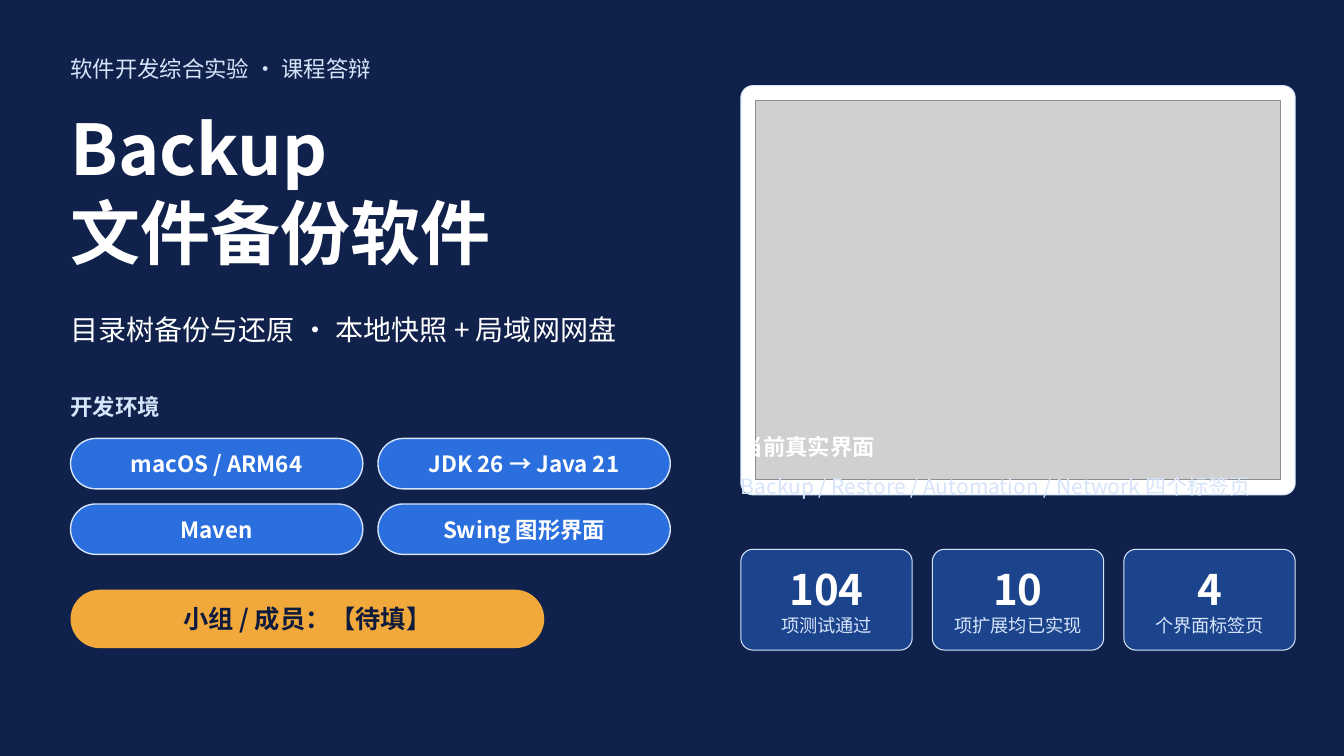
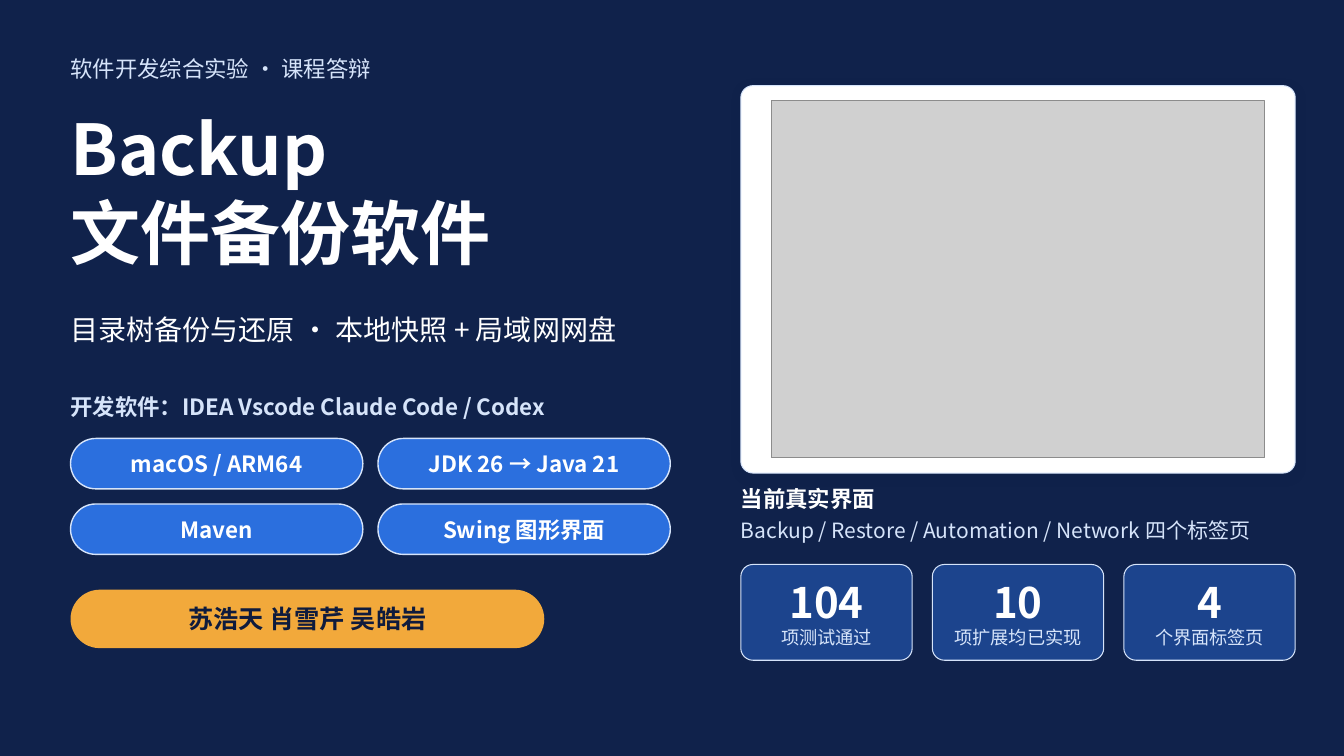
Before and after one commit to Shtskysmile/backup, a slide deck: slide 1 of presentation/Backup答辩.pptx. Drawn at 1344x756 pixels with LibreOffice and Linux fonts; fonts in the diff are those of the drawing; grey boxes stand for pictures. Boxes give left, top, right and bottom in pixels: in the first picture for what was removed or moved away, otherwise in the second. Text is boxed around its words. In the diff, an @@ line names an element or a change of style, - is before the commit and + after.

```diff
--- a/presentation/Backup答辩.pptx
+++ b/presentation/Backup答辩.pptx
@@ proportions changed in 4 elements at box(741, 565, 912, 660), box(933, 565, 1104, 660), box(1124, 565, 1296, 660), box(741, 86, 1296, 473) @@
@@ rounded rectangle: place and size @@
-rounded rectangle at box(741, 86, 1296, 495)
+rounded rectangle at box(741, 86, 1296, 473)
@@ picture: place and size @@
-picture at box(756, 101, 1280, 480)
+picture at box(771, 101, 1265, 458)
@@ text at box(71, 396, 545, 417): text changed @@
-开发环境
+开发软件：IDEA Vscode Claude Code / Codex
@@ text "当前真实界面" rewrapped from box(741, 433, 875, 461) to box(741, 488, 875, 509) @@
@@ text "Backup / Restore / Automation ...": place and size @@
-text "Backup / Restore / Automation ..." at box(741, 473, 1250, 499)
+text "Backup / Restore / Automation ..." at box(741, 520, 1250, 543)
@@ rounded rectangle "104": place and size @@
-rounded rectangle "104" at box(741, 549, 912, 650)
+rounded rectangle "104" at box(741, 565, 912, 660)
@@ rounded rectangle "10": place and size @@
-rounded rectangle "10" at box(933, 549, 1104, 650)
+rounded rectangle "10" at box(933, 565, 1104, 660)
@@ rounded rectangle "4": place and size @@
-rounded rectangle "4" at box(1124, 549, 1296, 650)
+rounded rectangle "4" at box(1124, 565, 1296, 660)
@@ text in rounded rectangle at box(188, 606, 427, 631): text changed @@
-小组 / 成员：【待填】
+苏浩天 肖雪芹 吴皓岩
```
Also in this commit, not shown: 10 other slides changed, 13 other files.
